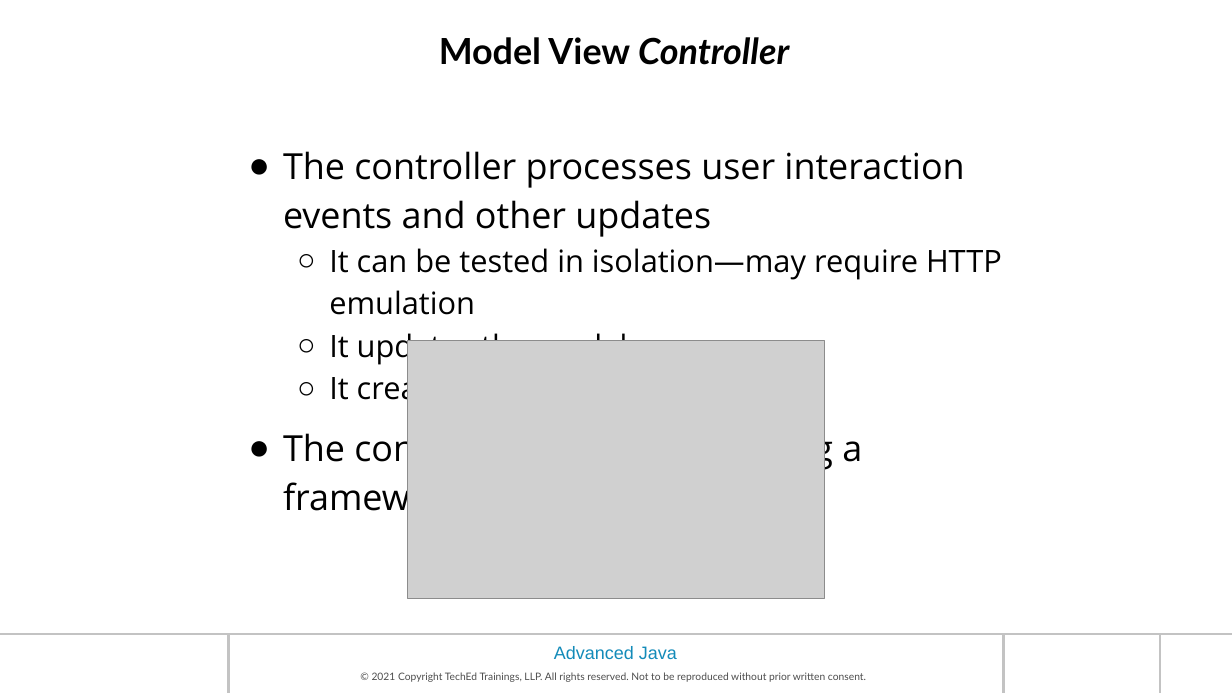
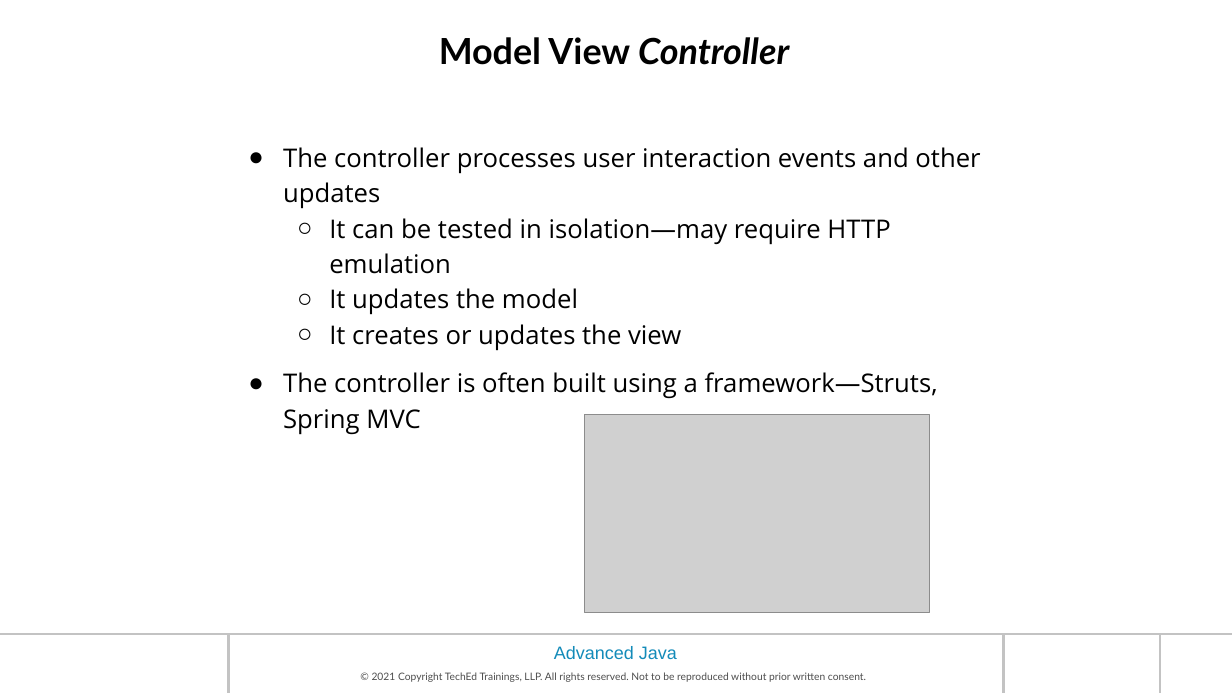
Before and after one commit to prabhat1510/maveric2122, a slide deck: slide 29 of HAN_AdvancedJava_Ch06-Design Patterns.pptx. Drawn at 1232x693 pixels with LibreOffice and Linux fonts; fonts in the diff are those of the drawing; grey boxes stand for pictures; background and template pictures are left out. Boxes give left, top, right and bottom in pixels: in the first picture for what was removed or moved away, otherwise in the second. Text is boxed around its words. In the diff, an @@ line names an element or a change of style, - is before the commit and + after.

```diff
--- a/HAN_AdvancedJava_Ch06-Design Patterns.pptx
+++ b/HAN_AdvancedJava_Ch06-Design Patterns.pptx
@@ text "The controller processes user interaction ..." at [283, 147, 980, 435]: size 28 to 20 pt in "The controller processes user interaction events and ...", "The controller is often built using a ..."; size 24 to 20 pt in "It can be tested in isolation—may require ...", "It updates the model", "It creates or updates the view" @@
@@ picture: place and size @@
-picture at [408, 340, 823, 599]
+picture at [584, 415, 930, 613]
```
Also in this commit, not shown: 21 other slides changed.
